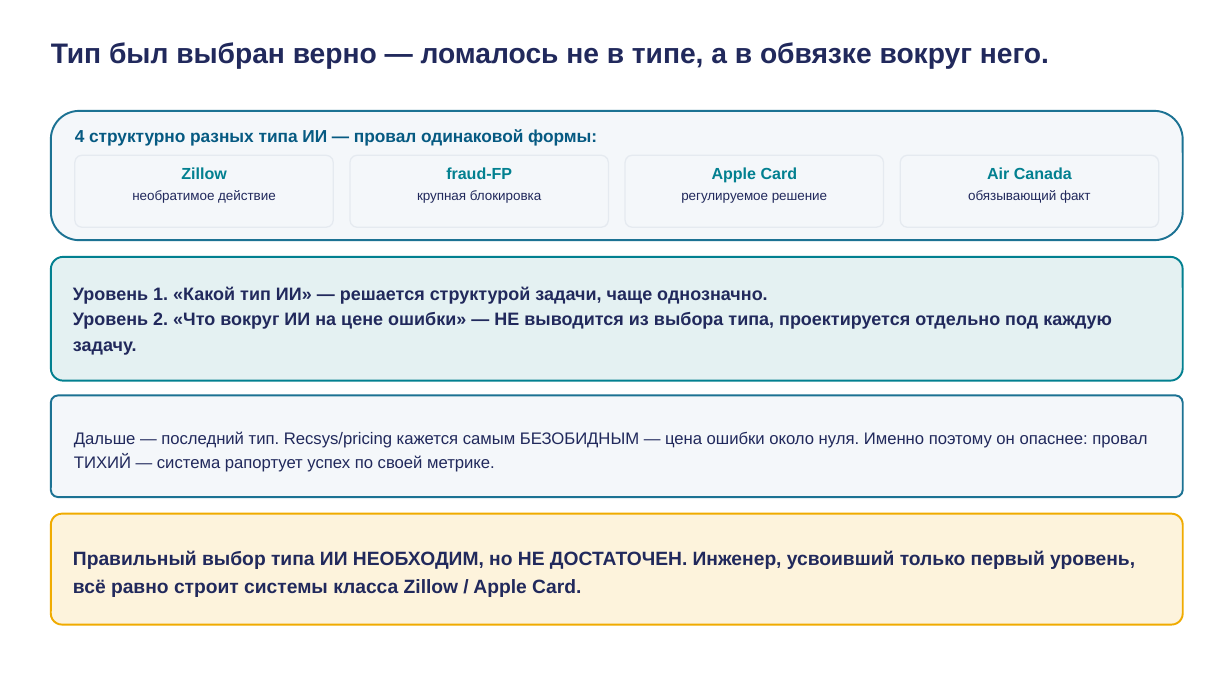
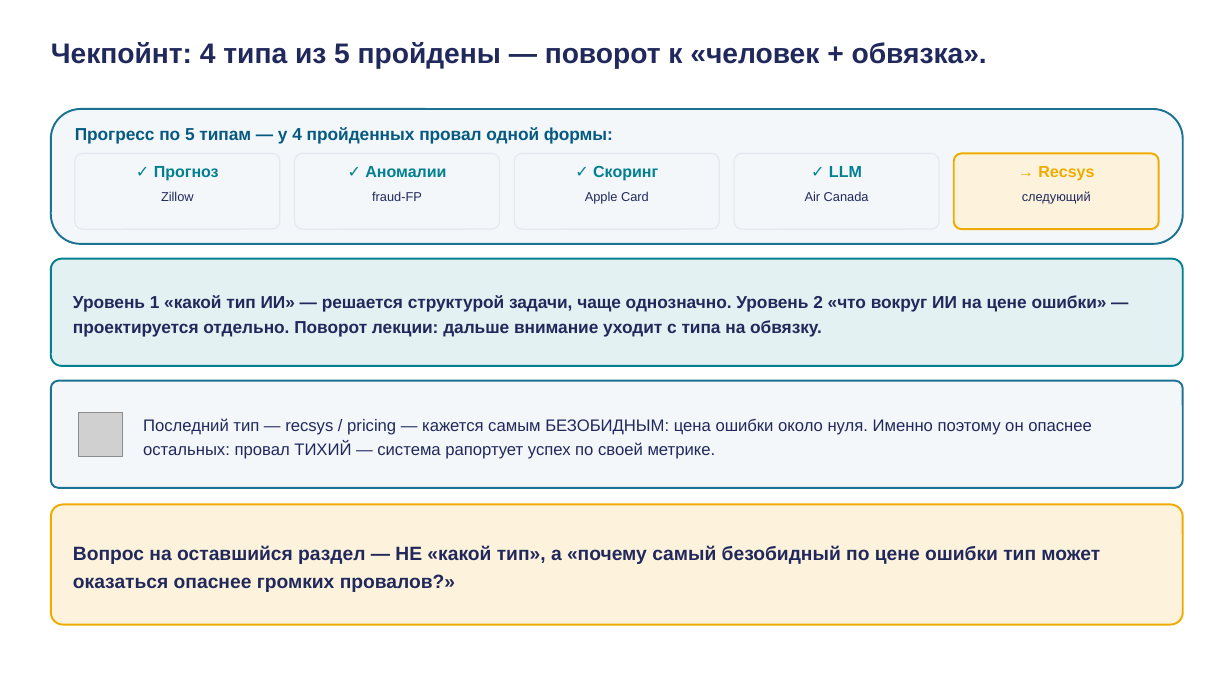
Before and after one commit to tellina-study/AI-usage-lessons, a slide deck: slide 25 of library/lectures/lec-05/rendered/lec-05.pptx. Drawn at 1232x693 pixels with LibreOffice and Linux fonts; fonts in the diff are those of the drawing; grey boxes stand for pictures. Boxes give left, top, right and bottom in pixels: in the first picture for what was removed or moved away, otherwise in the second. Text is boxed around its words. In the diff, an @@ line names an element or a change of style, - is before the commit and + after.

```diff
--- a/library/lectures/lec-05/rendered/lec-05.pptx
+++ b/library/lectures/lec-05/rendered/lec-05.pptx
@@ text at bbox=[51, 42, 987, 68]: text changed @@
-Тип был выбран верно — ломалось не в типе, а в обвязке вокруг него.
+Чекпойнт: 4 типа из 5 пройдены — поворот к «человек + обвязка».
@@ rounded rectangle: place and size @@
-rounded rectangle at bbox=[51, 111, 1183, 240]
+rounded rectangle at bbox=[51, 109, 1183, 244]
@@ text at bbox=[75, 127, 613, 144]: text changed @@
-4 структурно разных типа ИИ — провал одинаковой формы:
+Прогресс по 5 типам — у 4 пройденных провал одной формы:
@@ rounded rectangle: place and size @@
-rounded rectangle at bbox=[75, 155, 334, 227]
+rounded rectangle at bbox=[75, 153, 280, 229]
@@ text added at bbox=[154, 166, 219, 181], 12.5 pt, text #028090, bold @@
+✓ Прогноз
@@ rounded rectangle: place and size @@
-rounded rectangle at bbox=[350, 155, 609, 227]
+rounded rectangle at bbox=[295, 153, 500, 229]
@@ text added at bbox=[365, 166, 446, 177], 12.5 pt, text #028090, bold @@
+✓ Аномалии
@@ rounded rectangle: place and size @@
-rounded rectangle at bbox=[625, 155, 884, 227]
+rounded rectangle at bbox=[515, 153, 720, 229]
@@ text added at bbox=[593, 166, 658, 181], 12.5 pt, text #028090, bold @@
+✓ Скоринг
@@ rounded rectangle: place and size @@
-rounded rectangle at bbox=[900, 155, 1159, 227]
+rounded rectangle at bbox=[734, 153, 939, 229]
@@ text added at bbox=[829, 166, 862, 177], 12.5 pt, text #028090, bold @@
+✓ LLM
@@ rounded rectangle added at bbox=[954, 153, 1159, 229], fill #FDF3DC, outline #F0AB00 1.5 pt @@
@@ text added at bbox=[1038, 166, 1094, 181], 12.5 pt, text #F0AB00, bold @@
+→ Recsys
@@ text "Zillow": place and size @@
-text "Zillow" at bbox=[181, 167, 226, 179]
+text "Zillow" at bbox=[161, 191, 194, 201]
@@ text removed at bbox=[132, 190, 276, 203] @@
-необратимое действие
@@ text "fraud-FP": place and size @@
-text "fraud-FP" at bbox=[446, 167, 512, 179]
+text "fraud-FP" at bbox=[372, 191, 422, 201]
@@ text removed at bbox=[417, 190, 541, 203] @@
-крупная блокировка
@@ text "Apple Card": place and size @@
-text "Apple Card" at bbox=[712, 167, 797, 183]
+text "Apple Card" at bbox=[585, 191, 649, 204]
@@ text removed at bbox=[681, 192, 827, 203] @@
-регулируемое решение
@@ size 12.5 to 10 pt, text colour #028090 to #21295C, bold off; line spacing 1.15 to 1 in 4 elements at bbox=[161, 191, 194, 201], bbox=[372, 191, 422, 201], bbox=[585, 191, 649, 204], bbox=[805, 191, 869, 201] @@
@@ text "Air Canada": place and size @@
-text "Air Canada" at bbox=[987, 167, 1072, 179]
+text "Air Canada" at bbox=[805, 191, 869, 201]
@@ text removed at bbox=[968, 190, 1091, 203] @@
-обязывающий факт
@@ text added at bbox=[1022, 191, 1091, 204], 10 pt, text #21295C @@
+следующий
@@ rounded rectangle: place and size @@
-rounded rectangle at bbox=[51, 257, 1183, 381]
+rounded rectangle at bbox=[51, 259, 1183, 366]
@@ text at bbox=[73, 295, 1107, 337]: text changed; size 14 to 13.5 pt @@
-Уровень 1. «Какой тип ИИ» — решается структурой задачи, чаще однозначно.
-Уровень 2. «Что вокруг ИИ на цене ошибки» — НЕ выводится из выбора типа, проектируется отдельно под каждую задачу.
+Уровень 1 «какой тип ИИ» — решается структурой задачи, чаще однозначно. Уровень 2 «что вокруг ИИ на цене ошибки» — проектируется отдельно. Поворот лекции: дальше внимание уходит с типа на обвязку.
@@ rounded rectangle: place and size @@
-rounded rectangle at bbox=[51, 396, 1183, 497]
+rounded rectangle at bbox=[51, 381, 1183, 488]
@@ picture added at bbox=[79, 412, 123, 457] @@
@@ text at bbox=[143, 418, 1092, 459]: text changed @@
-Дальше — последний тип. Recsys/pricing кажется самым БЕЗОБИДНЫМ — цена ошибки около нуля. Именно поэтому он опаснее: провал ТИХИЙ — система рапортует успех по своей метрике.
+Последний тип — recsys / pricing — кажется самым БЕЗОБИДНЫМ: цена ошибки около нуля. Именно поэтому он опаснее остальных: провал ТИХИЙ — система рапортует успех по своей метрике.
@@ rounded rectangle: place and size @@
-rounded rectangle at bbox=[51, 514, 1183, 625]
+rounded rectangle at bbox=[51, 505, 1183, 625]
@@ text at bbox=[73, 545, 1100, 592]: text changed @@
-Правильный выбор типа ИИ НЕОБХОДИМ, но НЕ ДОСТАТОЧЕН. Инженер, усвоивший только первый уровень, всё равно строит системы класса Zillow / Apple Card.
+Вопрос на оставшийся раздел — НЕ «какой тип», а «почему самый безобидный по цене ошибки тип может оказаться опаснее громких провалов?»
```
Also in this commit, not shown: 16 other slides changed, 1 slide added, 1 slide removed, 35 other files.
